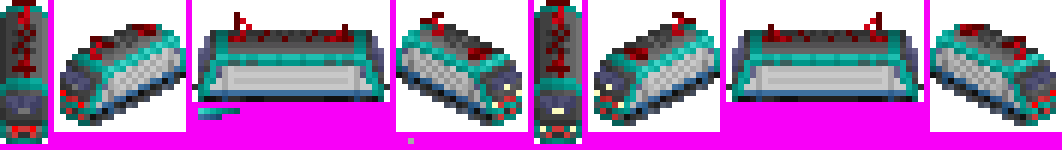
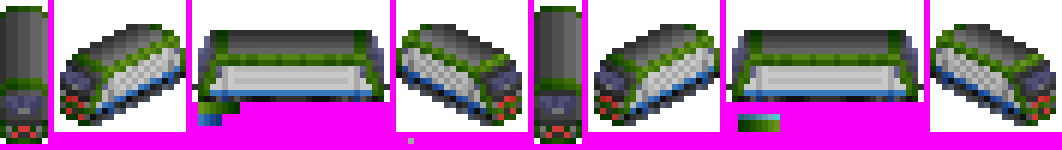
Layered file, before and after one edit (1062px x 150px). Changes by layer:
hid "Layer 9" over [12, 84, 1056, 132]
hid "panto", painted on it over [12, 0, 1026, 78]
added layer "Layer 13" above "2сс" over [738, 120, 780, 126]
added layer "2сс" above "Layer 12" over [0, 6, 1056, 144]
painted on "Layer 12" over [0, 6, 1056, 144]
